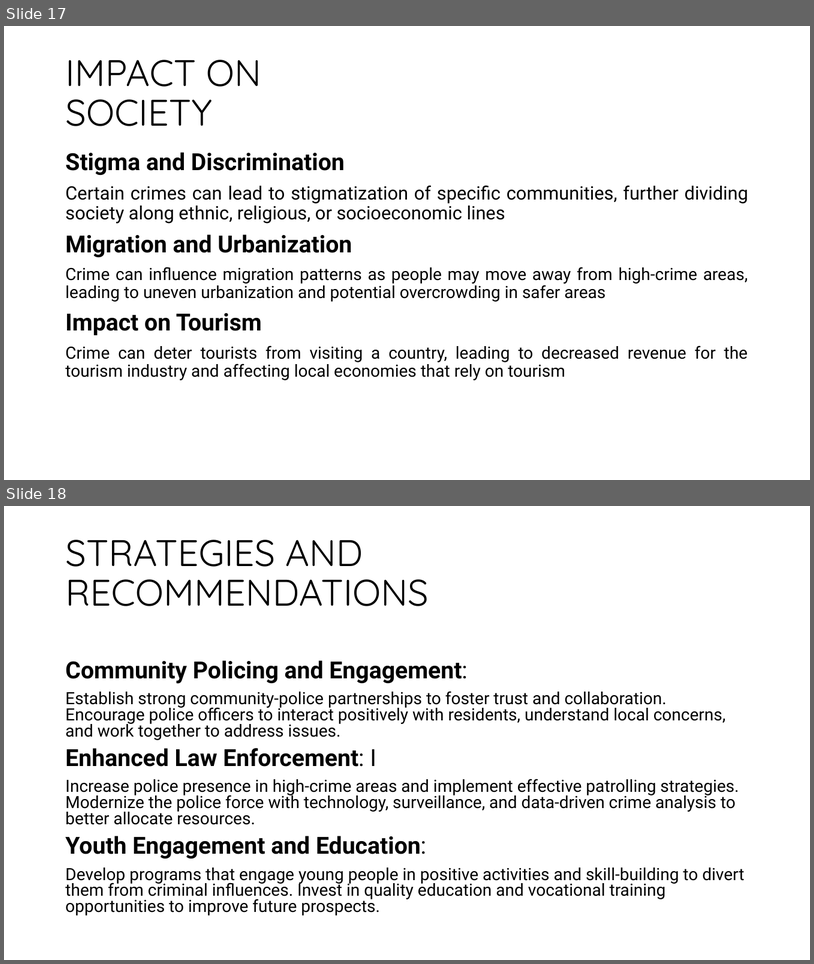
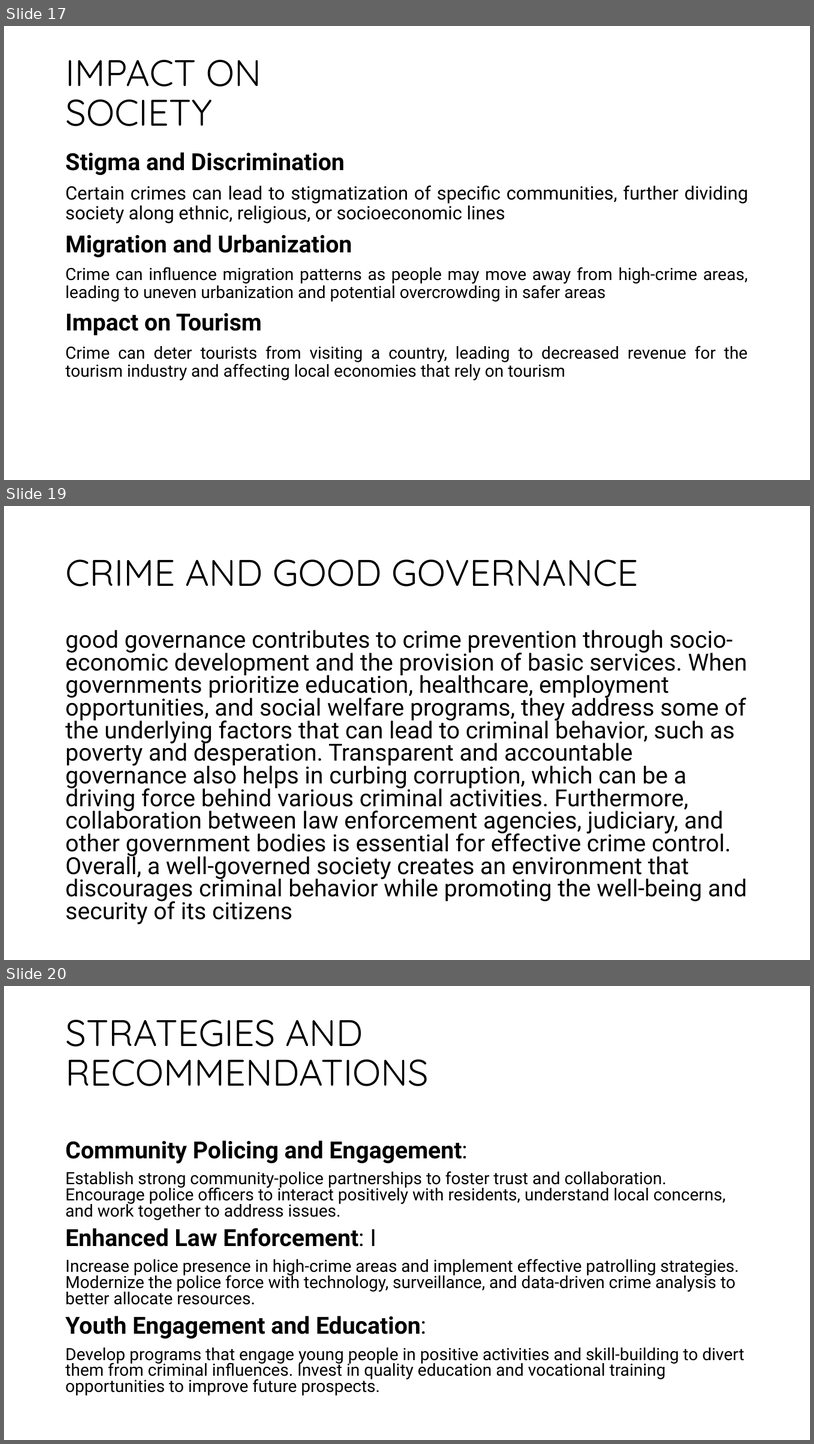
Before and after one commit to Tishat2247019/SUMMER-22-23, a slide deck: BGS/FINAL PRESENTATION/CRIME IN DHAKA CITY.pptx. Shown one above the other, each under a label of ours: slides 17 and 18 before the commit, slides 17, 19 and 20 after it; the slides between them are not shown. The pictures are 814x964 and 814x1444 pixels, drawn with LibreOffice and Linux fonts; fonts in the diff are those of the drawing. Boxes give left, top, right and bottom in pixels: in the first picture for what was removed or moved away, otherwise in the second. Text is boxed around its words. In the diff, an @@ line names an element or a change of style, - is before the commit and + after.

Commit message:
added crime & good governance slide

```diff
--- a/BGS/FINAL PRESENTATION/CRIME IN DHAKA CITY.pptx
+++ b/BGS/FINAL PRESENTATION/CRIME IN DHAKA CITY.pptx
@@ slide 19 added at <box>4,506,810,960</box>, background #FFFFFF @@
@@ title added at <box>65,559,638,586</box>, 44 pt, text #000000 @@
+CRIME AND GOOD GOVERNANCE
@@ text added at <box>65,630,748,924</box>, 28 pt, text #000000 @@
+good governance contributes to crime prevention through socio-economic development and the provision of basic services. When governments prioritize education, healthcare, employment opportunities, and social welfare programs, they address some of the underlying factors that can lead to criminal behavior, such as poverty and desperation. Transparent and accountable governance also helps in curbing corruption, which can be a driving force behind various criminal activities. Furthermore, collaboration between law enforcement agencies, judiciary, and other government bodies is essential for effective crime control. Overall, a well-governed society creates an environment that discourages criminal behavior while promoting the well-being and security of its citizens
@@ what was slide 18 is now slide 20 @@
```
Also in this commit, not shown: 1 other slide added.
